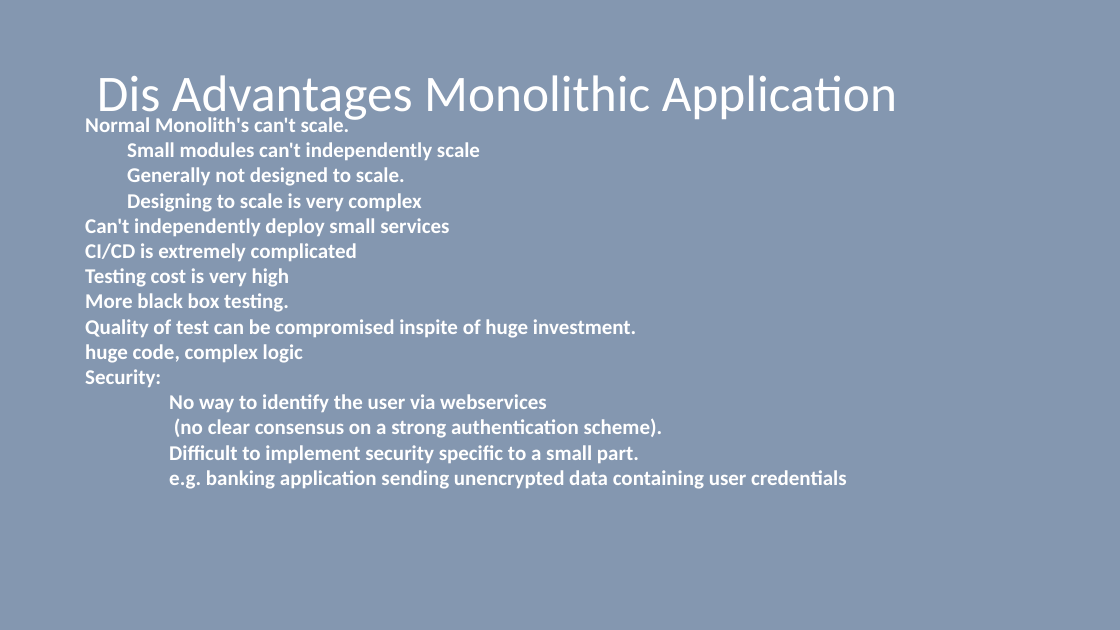
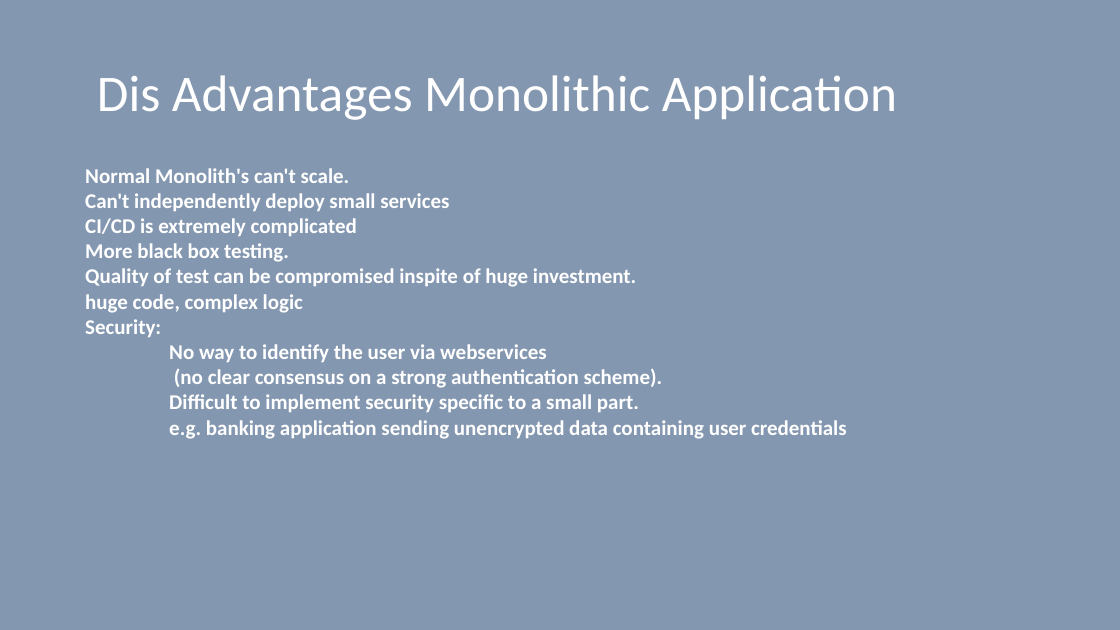
Before and after one commit to vilasvarghese/microservices, a slide deck: slide 15 of training/day1/1MicroservicesDay1.pptx (slide 17 before the commit). Drawn at 1120x630 pixels with LibreOffice and Linux fonts; fonts in the diff are those of the drawing. Boxes give left, top, right and bottom in pixels: in the first picture for what was removed or moved away, otherwise in the second. Text is boxed around its words. In the diff, an @@ line names an element or a change of style, - is before the commit and + after.

```diff
--- a/training/day1/1MicroservicesDay1.pptx
+++ b/training/day1/1MicroservicesDay1.pptx
@@ text at (x1=127, y1=142, x2=480, y2=212): paragraphs removed @@
-  Small modules can't independently scale
-  Generally not designed to scale.
-  Designing to scale is very complex
@@ text at (x1=85, y1=268, x2=290, y2=287): paragraph removed @@
-Testing cost is very high
```
Also in this commit, not shown: 5 other slides changed, 2 slides removed, 31 other files.
